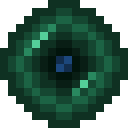
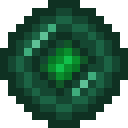
The second w=128, h=128 image is a revision of the first. Changes to its layers:
painted on "Stage 1" over 24, 24, 96, 96
